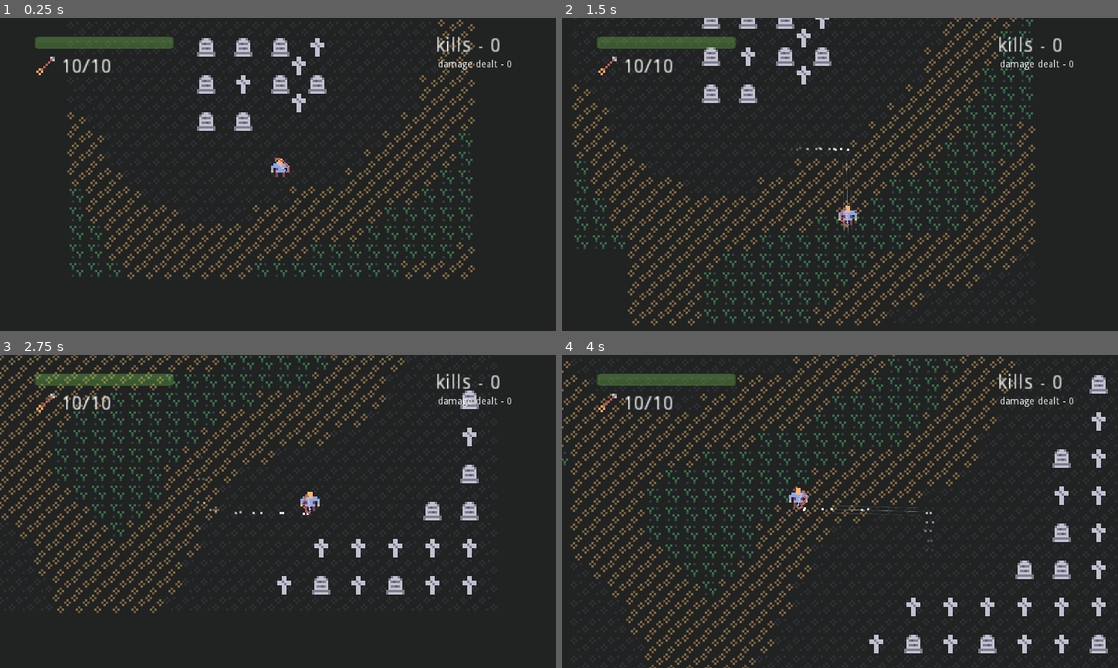
Above: before the commit, frames 1-4 (two rows, left to right).
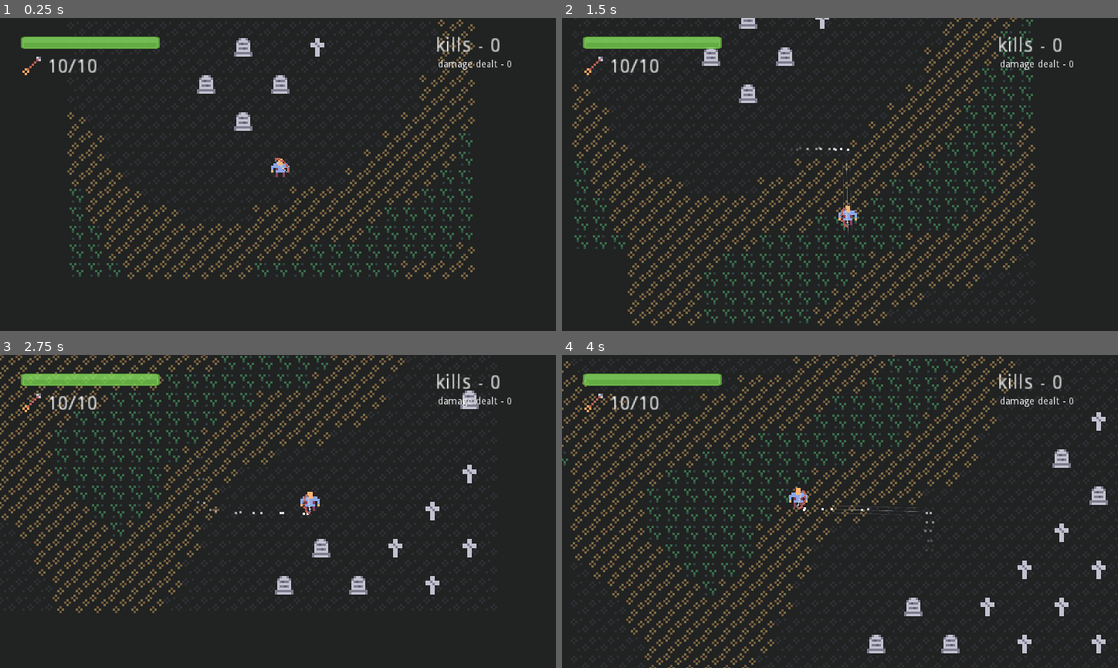
Above: after the commit, the same moments.

Repository: Ariorick/ArcherGame
Game: Godot game, scene res://src/Main.tscn
The game is run twice, just before and just after one commit, with the same random seed, the same clock (stepped at 60 frames per second) and the same inputs.
Inputs (mouse positions are in pixels of both pictures, inside the frame that each line leads up to):
- Up to frame 1 (0.25 s): no input
- Up to frame 2 (1.5 s): move the mouse to (962, 158) at 0.52 s; hold Right (right) 0.53-1.28 s; click (962, 158) at 0.6 s; move the mouse to (728, 190) at 1.27 s; hold Down (down) from 1.28 s (still down); tap Space (dash) at 1.35 s
- Up to frame 3 (2.75 s): move the mouse to (333, 442) at 2.02 s; release Down (down) at 2.03 s; hold Right (right) from 2.03 s (still down); right-click (333, 442) at 2.1 s
- Up to frame 4 (4 s): move the mouse to (812, 574) at 2.77 s; release Right (right) at 2.78 s; hold Up (up) 2.78-3.53 s; click (812, 574) at 2.85 s; move the mouse to (1006, 558) at 3.52 s; hold Left (left) from 3.53 s (still down); tap Space (dash) at 3.6 s

The runs differ from the first frame. In frame 1, 2.3% of the frame differs, in the area x 3-59%, y 5-37%; in frame 2, 2.2%; in frame 3, 2.7%; in frame 4, 3.3%, in the area x 3-99%, y 5-96%.

Commit message:
fixed skelly offset

Diff:
--- a/src/Enemy/Base/EnemyBase.tscn
+++ b/src/Enemy/Base/EnemyBase.tscn
@@ -71,7 +71,7 @@
 anims/EnemyTakeDamage = ExtResource( 7 )
 
 [node name="DamageParticles" type="Particles2D" parent="HealthManager"]
-position = Vector2( -0.0284538, -4 )
+position = Vector2( 0, 4 )
 emitting = false
 amount = 30
 lifetime = 0.5
@@ -81,7 +81,7 @@
 process_material = SubResource( 4 )
 
 [node name="DamageLabels" parent="HealthManager" instance=ExtResource( 8 )]
-position = Vector2( 0.101518, -17.9286 )
+position = Vector2( 0, -8 )
 [connection signal="conditions_changed" from="Brain/Sensors" to="Brain" method="_on_Sensors_conditions_changed"]
 [connection signal="body_entered" from="Brain/Sensors/Vision" to="Brain/Sensors" method="_on_Vision_body_entered"]
 [connection signal="body_exited" from="Brain/Sensors/Vision" to="Brain/Sensors" method="_on_Vision_body_exited"]
--- a/src/Enemy/Skelly/Skelly.tscn
+++ b/src/Enemy/Skelly/Skelly.tscn
@@ -130,10 +130,9 @@
 visible = false
 shape = SubResource( 1 )
 
-[node name="AttackRadius" parent="Brain/Sensors" index="1"]
+[node name="CollisionShape2D" type="CollisionShape2D" parent="Brain/Sensors/AttackRadius" index="0"]
 visible = false
-
-[node name="CollisionShape2D" type="CollisionShape2D" parent="Brain/Sensors/AttackRadius" index="0"]
+position = Vector2( 0, 24 )
 scale = Vector2( 3, 3 )
 shape = SubResource( 2 )
 
@@ -146,12 +145,14 @@
 
 [node name="Shadow" type="Sprite" parent="Brain/Actions/JumpAttackAction" index="1"]
 modulate = Color( 0.258824, 0.258824, 0.258824, 0.941176 )
+position = Vector2( 0, 8 )
 scale = Vector2( 0.06, 0.03 )
 z_index = 5
 z_as_relative = false
 texture = ExtResource( 10 )
 
 [node name="AttackParticles" type="Particles2D" parent="Brain/Actions/JumpAttackAction" index="2"]
+position = Vector2( 0, 8 )
 scale = Vector2( 3, 3 )
 z_index = 5
 z_as_relative = false
@@ -163,6 +164,7 @@
 process_material = SubResource( 10 )
 
 [node name="AttackParticles2" type="Particles2D" parent="Brain/Actions/JumpAttackAction" index="3"]
+position = Vector2( 0, 8 )
 z_index = 5
 z_as_relative = false
 emitting = false
@@ -177,6 +179,7 @@
 collision_layer = 32
 
 [node name="CollisionShape2D" type="CollisionShape2D" parent="Brain/Actions/JumpAttackAction/LandingAOE" index="0"]
+position = Vector2( 0, 8 )
 rotation = 1.5708
 scale = Vector2( 1, 2 )
 shape = SubResource( 12 )
@@ -189,7 +192,7 @@
 anims/Walk = ExtResource( 6 )
 
 [node name="StepParticles" type="Node2D" parent="Brain/Actions/FollowTargetAction" index="1"]
-position = Vector2( 0, -3 )
+position = Vector2( 0, 5 )
 z_index = 5
 z_as_relative = false
 script = ExtResource( 8 )
@@ -215,16 +218,17 @@
 collision_mask = 0
 
 [node name="Sprite" type="Sprite" parent="Character/CharacterBody" index="0"]
-position = Vector2( 0, -12 )
+position = Vector2( 0, -4 )
 scale = Vector2( 3, 3 )
 texture = ExtResource( 2 )
 
 [node name="Hitbox" type="CollisionShape2D" parent="Character/CharacterBody" index="1"]
-position = Vector2( 0, -12 )
+position = Vector2( 0, -4 )
 scale = Vector2( 3, 3 )
 shape = SubResource( 16 )
 
 [node name="MoveShape" type="CollisionShape2D" parent="." index="3"]
 modulate = Color( 1, 1, 1, 0.541176 )
+position = Vector2( 0, 8 )
 scale = Vector2( 3, 2 )
 shape = SubResource( 17 )
--- a/src/Level/World.gd
+++ b/src/Level/World.gd
@@ -43,7 +43,9 @@
 
 func make_graves_map(x, y, value):
 	if value < GRAVE_CAP:
-		var can_place = x % 2 + y % 2 == 0
+		var xmod = int(abs(x + int(abs(y)) % 4)) % 4
+		var ymod2 = int(abs(y)) % 2
+		var can_place = xmod + ymod2 == 0
 		if can_place:
 			var random_grave = rng.randi_range(2, 3)
 			$Graves.set_cell(x, y, random_grave)
--- a/src/UI/Ui.tscn
+++ b/src/UI/Ui.tscn
@@ -8,21 +8,22 @@
 script = ExtResource( 3 )
 
 [node name="HealthDisplay" parent="." instance=ExtResource( 1 )]
-margin_left = 14.8517
-margin_top = 7.58384
-margin_right = 14.8517
-margin_bottom = 7.58384
+modulate = Color( 1, 1, 1, 0.807843 )
+margin_left = 8.74518
+margin_top = 7.75832
+margin_right = 8.74518
+margin_bottom = 7.75832
 rect_scale = Vector2( 0.3, 0.2 )
 
 [node name="tile_0065" type="Sprite" parent="."]
-position = Vector2( 19.7121, 20.602 )
+position = Vector2( 13.6056, 20.7765 )
 texture = ExtResource( 2 )
 
 [node name="ArrowCount" type="Label" parent="."]
-margin_left = 26.1727
-margin_top = 16.7437
-margin_right = 66.1727
-margin_bottom = 30.7437
+margin_left = 20.0662
+margin_top = 16.9182
+margin_right = 60.0662
+margin_bottom = 30.9182
 rect_scale = Vector2( 0.6, 0.6 )
 text = "10/10"
 __meta__ = {
Binary file added: assets/Tiles/tile_0010_top.png
Not shown, added: assets/Tiles/tile_0010_top.png.import
